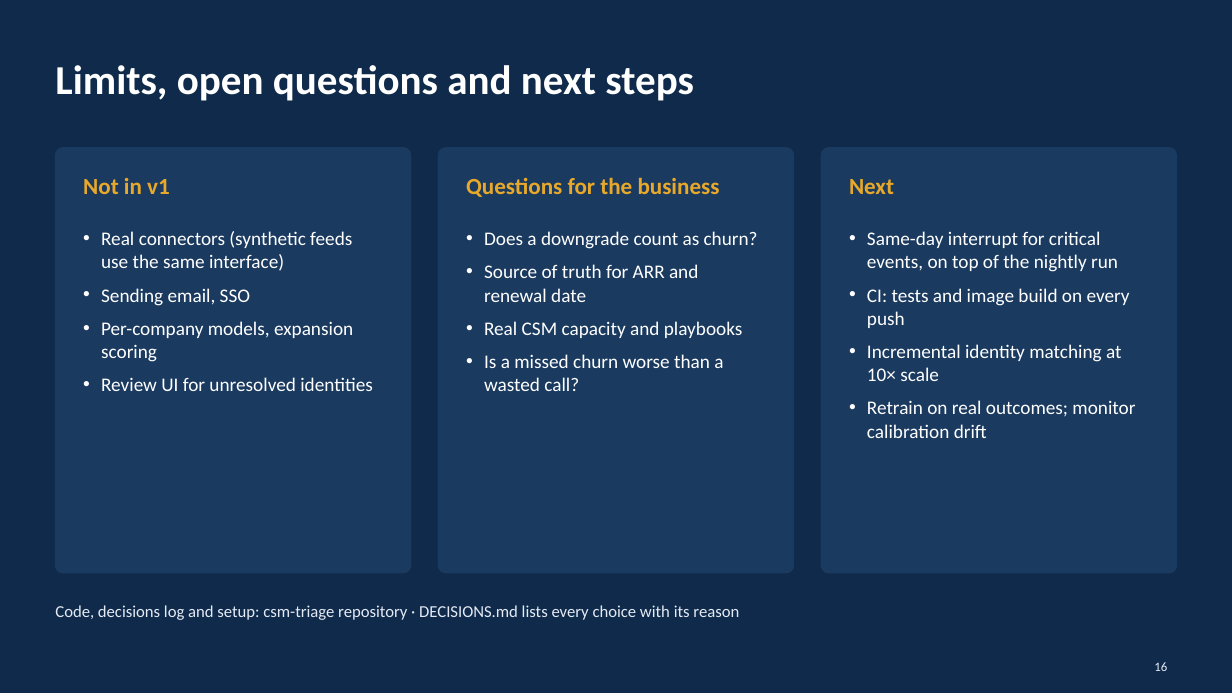
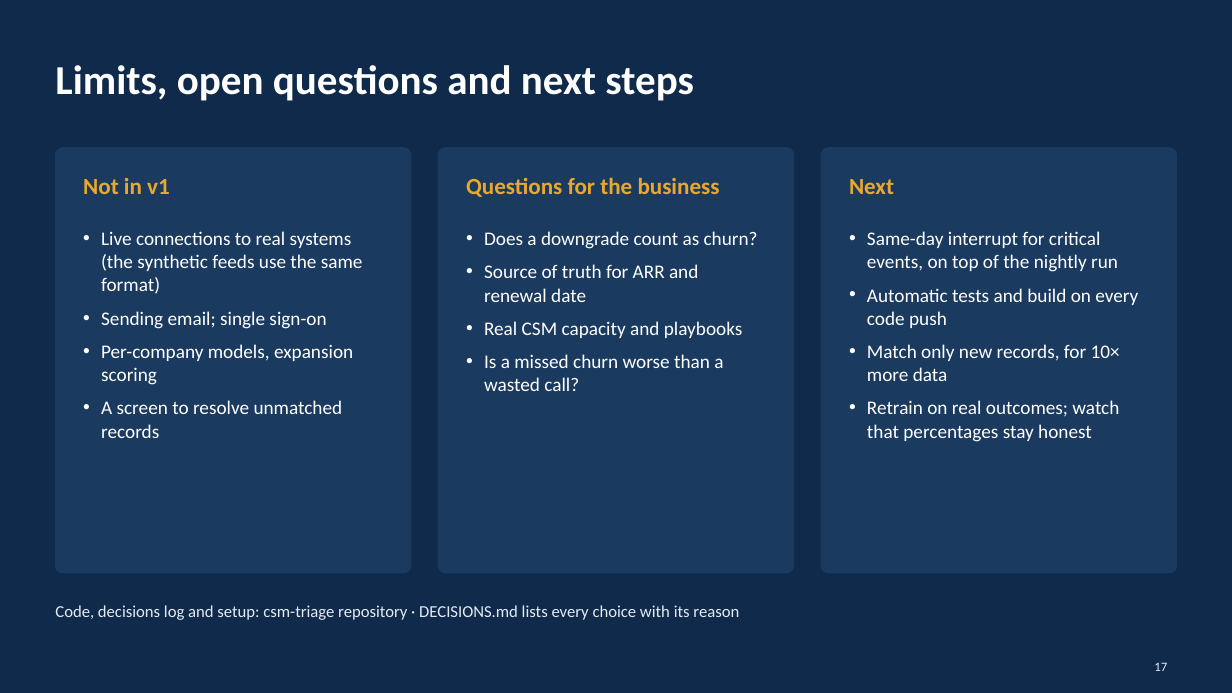
Before and after one commit to kuldeep24680/csm-triage, a slide deck: slide 17 of project_context/Triage_Solution_Brief.pptx (slide 16 before the commit). Drawn at 1232x693 pixels with LibreOffice and Linux fonts; fonts in the diff are those of the drawing. Boxes give left, top, right and bottom in pixels: in the first picture for what was removed or moved away, otherwise in the second. Text is boxed around its words. In the diff, an @@ line names an element or a change of style, - is before the commit and + after.

Commit message:
Solution brief: plain-language wording and a glossary slide

```diff
--- a/project_context/Triage_Solution_Brief.pptx
+++ b/project_context/Triage_Solution_Brief.pptx
@@ text at box(101, 231, 363, 329): text changed @@
-• Real connectors (synthetic feeds use the same interface)
-• Sending email, SSO
+• Live connections to real systems (the synthetic feeds use the same format)
+• Sending email; single sign-on
@@ text at box(867, 288, 1138, 442): text changed @@
-• CI: tests and image build on every push
-• Incremental identity matching at 10× scale
-• Retrain on real outcomes; monitor calibration drift
+• Automatic tests and build on every code push
+• Match only new records, for 10× more data
+• Retrain on real outcomes; watch that percentages stay honest
@@ text at box(101, 400, 343, 438): text changed @@
-• Review UI for unresolved identities
+• A screen to resolve unmatched records
@@ page number at box(1154, 662, 1167, 671): text changed @@
-16
+17
```
Also in this commit, not shown: 14 other slides changed, 1 slide added.
